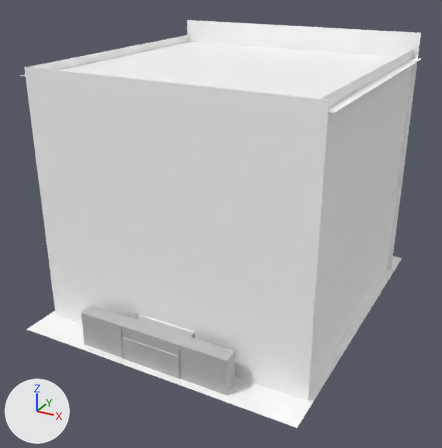
One commit to the FBX model Assets/_ToExport/Geometry.fbx: the scene before it, then after it.
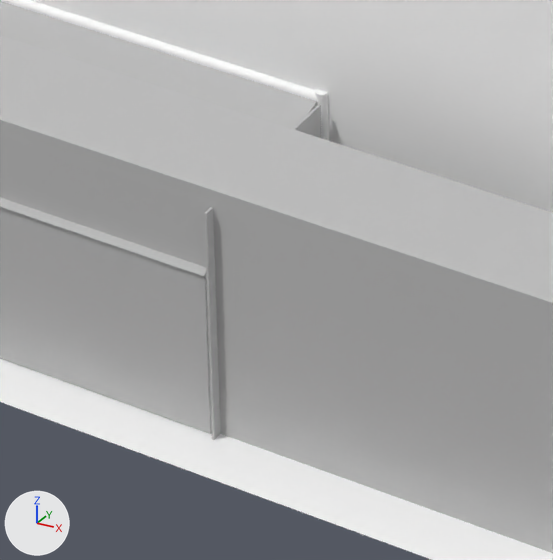
The first picture shows the older version from a 50 mm camera at (163.0, -314.0, 202.0) aimed at (-2.0, -14.0, 53.0). The close-ups show both versions on the part from 34% to 51% of the width and 71% to 88% of the height of that picture; other places that the commit changed are outside them. The axes (+X, +Y, +Z) are drawn at lower left. The lights are the same throughout.
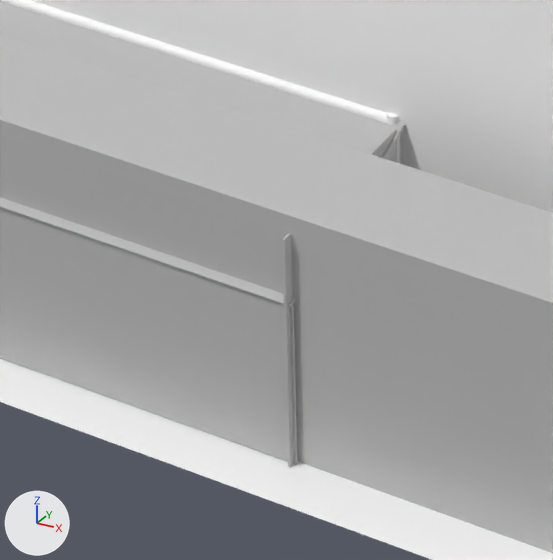
The change, as a diff of the scene's bpy script:
```diff
--- a/Assets/_ToExport/Geometry.fbx.py
+++ b/Assets/_ToExport/Geometry.fbx.py
@@ ob_cube @@
 ob_cube.rotation_euler = (0.336, 0.0, 0.0)  # degrees (19, 0, 0)
-ob_cube.scale = (35.6, 0.2, 17.2)
+ob_cube.scale = (50.0, 0.2, 17.2)
@@ ob_cylinder @@
 ob_cylinder.parent = ob_redgoal
-ob_cylinder.location = (1800.0, 1000.0, 0.0)
+ob_cylinder.location = (2400.0, 1000.0, 0.0)
 ob_cylinder.scale = (1.0, 10.0, 1.0)
@@ ob_cube__1 @@
 ob_cube__1.rotation_euler = (1.571, 0.0, 0.0)  # degrees (90, 0, 0)
-ob_cube__1.scale = (35.6, 0.2, 13.6)
+ob_cube__1.scale = (50.0, 0.2, 13.6)
@@ ob_cube__2 @@
 ob_cube__2.parent = ob_redgoal
-ob_cube__2.location = (1827.0, 904.5, 853.5)
+ob_cube__2.location = (2465.0, 904.5, 853.5)
 ob_cube__2.rotation_euler = (1.571, -1.571, 0.0)  # degrees (90, -90, 0)
```

Changed parts and their boxes [x1, y1, x2, y2] in the close-ups (553 x 560 px):
'Cube__1_', rescaled
    before: [0, 208, 212, 434]
    after: [0, 208, 298, 465]
'Cube', rescaled
    before: [0, 1, 317, 278]
    after: [0, 1, 405, 307]
'Cube__2_', moved
    before: [204, 104, 321, 440]
    after: [282, 128, 397, 467]
'Cylinder', moved
    before: [315, 89, 329, 141]
    after: [386, 112, 400, 163]
